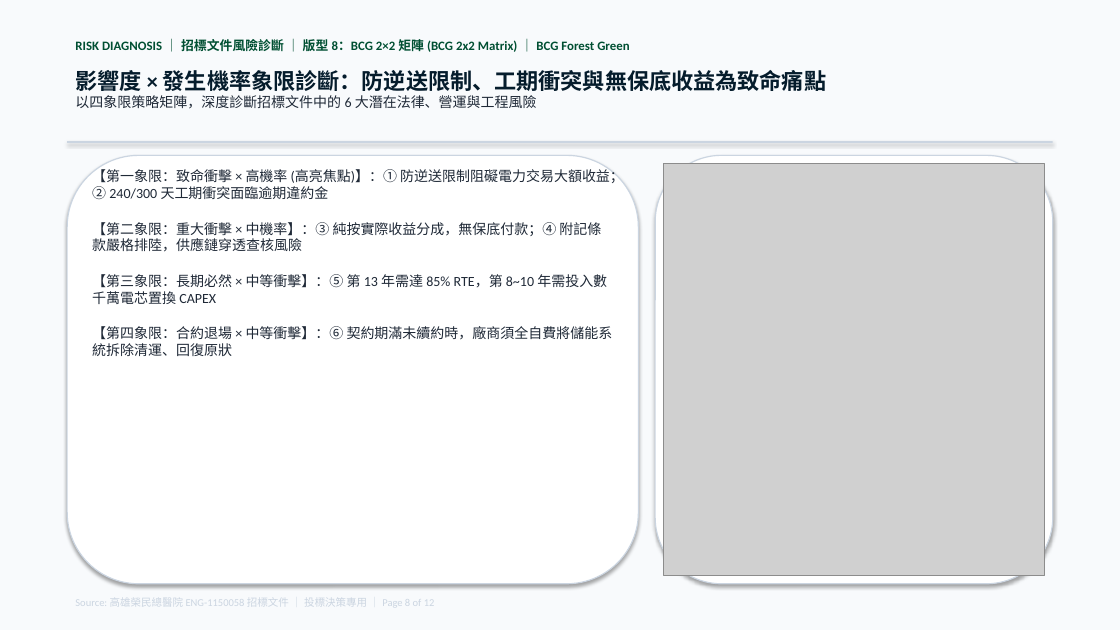
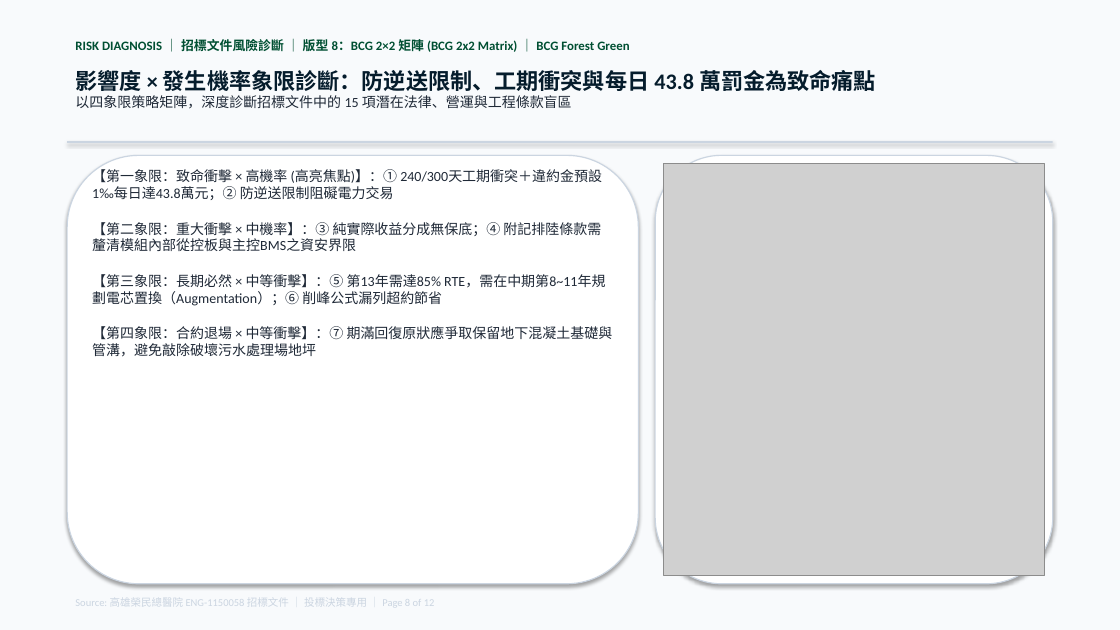
Before and after one commit to davidyeh51/vghks-bess-consulting-platform, a slide deck: slide 8 of vghks_bess_zero_noise_consulting.pptx. Drawn at 1120x630 pixels with LibreOffice and Linux fonts; fonts in the diff are those of the drawing; grey boxes stand for pictures. Boxes give left, top, right and bottom in pixels: in the first picture for what was removed or moved away, otherwise in the second. Text is boxed around its words. In the diff, an @@ line names an element or a change of style, - is before the commit and + after.

```diff
--- a/vghks_bess_zero_noise_consulting.pptx
+++ b/vghks_bess_zero_noise_consulting.pptx
@@ text at [75, 67, 876, 109]: text changed @@
-影響度 × 發生機率象限診斷：防逆送限制、工期衝突與無保底收益為致命痛點
-以四象限策略矩陣，深度診斷招標文件中的 6 大潛在法律、營運與工程風險
+影響度 × 發生機率象限診斷：防逆送限制、工期衝突與每日 43.8 萬罰金為致命痛點
+以四象限策略矩陣，深度診斷招標文件中的 15 項潛在法律、營運與工程條款盲區
@@ text at [92, 168, 613, 357]: text changed @@
-【第一象限：致命衝擊 × 高機率 (高亮焦點)】：① 防逆送限制阻礙電力交易大額收益；② 240/300 天工期衝突面臨逾期違約金
-【第二象限：重大衝擊 × 中機率】：③ 純按實際收益分成，無保底付款；④ 附記條款嚴格排陸，供應鏈穿透查核風險
-【第三象限：長期必然 × 中等衝擊】：⑤ 第 13 年需達 85% RTE，第 8~10 年需投入數千萬電芯置換 CAPEX
-【第四象限：合約退場 × 中等衝擊】：⑥ 契約期滿未續約時，廠商須全自費將儲能系統拆除清運、回復原狀
+【第一象限：致命衝擊 × 高機率 (高亮焦點)】：① 240/300天工期衝突＋違約金預設1‰每日達43.8萬元；② 防逆送限制阻礙電力交易
+【第二象限：重大衝擊 × 中機率】：③ 純實際收益分成無保底；④ 附記排陸條款需釐清模組內部從控板與主控BMS之資安界限
+【第三象限：長期必然 × 中等衝擊】：⑤ 第13年需達85% RTE，需在中期第8~11年規劃電芯置換（Augmentation）；⑥ 削峰公式漏列超約節省
+【第四象限：合約退場 × 中等衝擊】：⑦ 期滿回復原狀應爭取保留地下混凝土基礎與管溝，避免敲除破壞污水處理場地坪
```
Also in this commit, not shown: 1 other slide changed, 3 other files.
